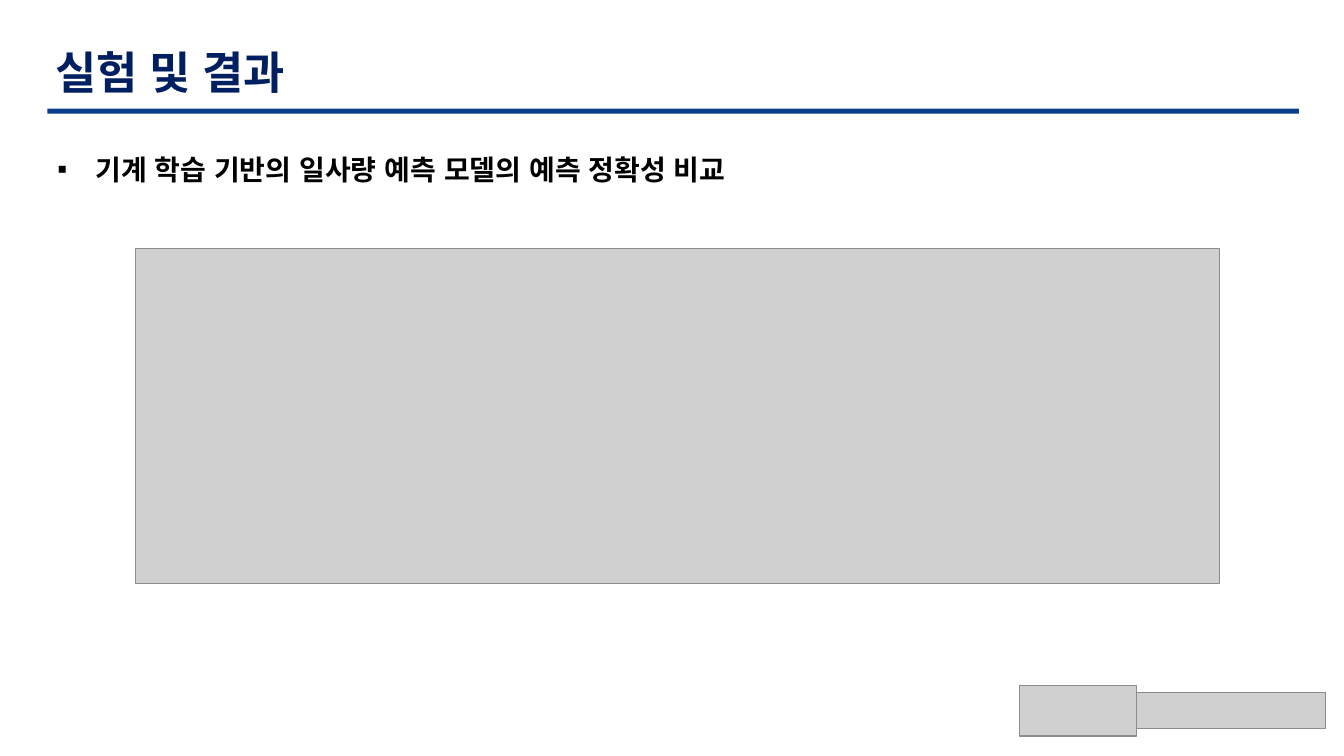
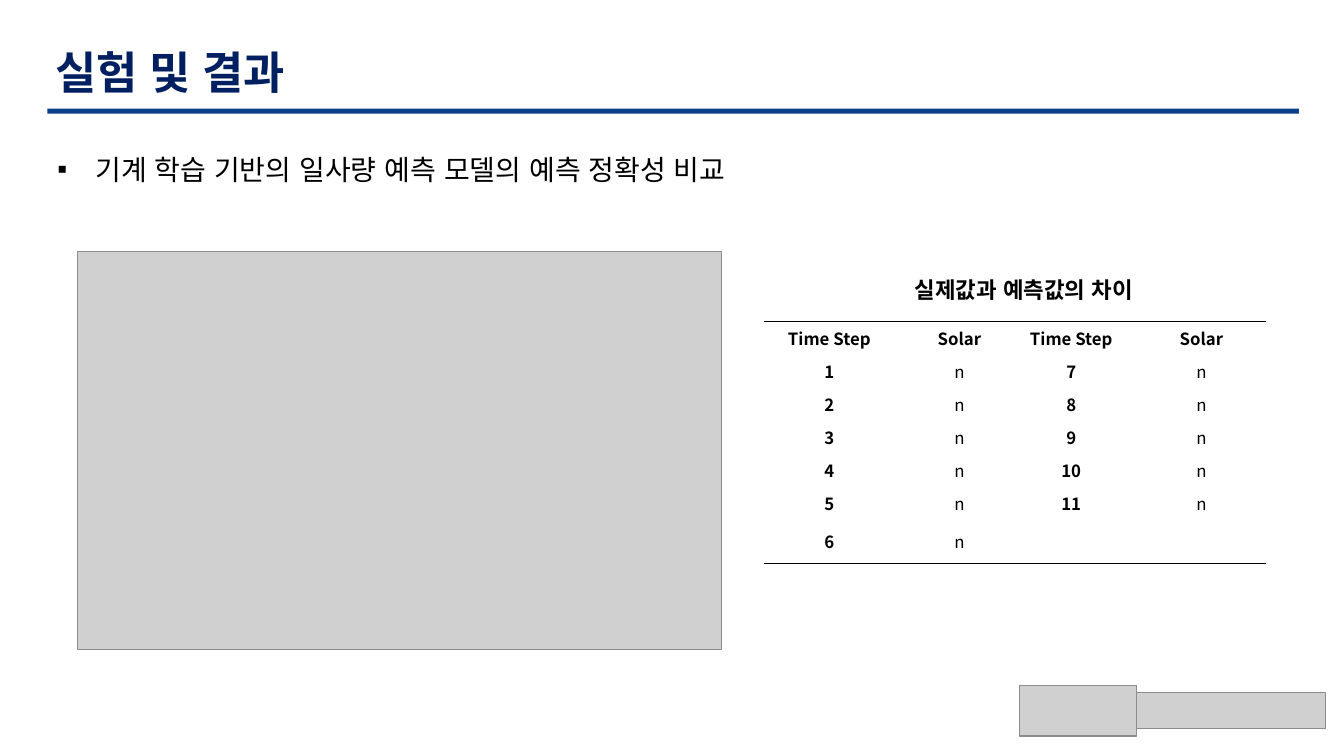
Before and after one commit to TaegyuHan/Solar_radiation_prediction_model, a slide deck: slide 13 of KICS_PT/[KICS] 모델 poster.pptx (slide 14 before the commit). Drawn at 1344x756 pixels with LibreOffice and Linux fonts; fonts in the diff are those of the drawing; grey boxes stand for pictures. Boxes give left, top, right and bottom in pixels: in the first picture for what was removed or moved away, otherwise in the second. Text is boxed around its words. In the diff, an @@ line names an element or a change of style, - is before the commit and + after.

Commit message:
모델 최종

```diff
--- a/KICS_PT/[KICS] 모델 poster.pptx
+++ b/KICS_PT/[KICS] 모델 poster.pptx
@@ text "기계 학습 기반의 일사량 예측 ..." at box(95, 156, 726, 183): bold off @@
@@ picture added at box(78, 252, 722, 650) @@
@@ picture removed at box(136, 249, 1220, 584) @@
@@ text added at box(915, 279, 1133, 300), 16 pt, text #000000, bold @@
+실제값과 예측값의 차이
@@ table added at box(764, 322, 1024, 564), 7 rows, 2 columns @@
+Time Step | Solar
+1 | n
+2 | n
+3 | n
+4 | n
+5 | n
+6 | n
@@ table added at box(1006, 322, 1266, 564), 7 rows, 2 columns @@
+Time Step | Solar
+7 | n
+8 | n
+9 | n
+10 | n
+11 | n
+ | 
```
Also in this commit, not shown: 5 other slides changed, 1 slide added, 3 slides removed.
